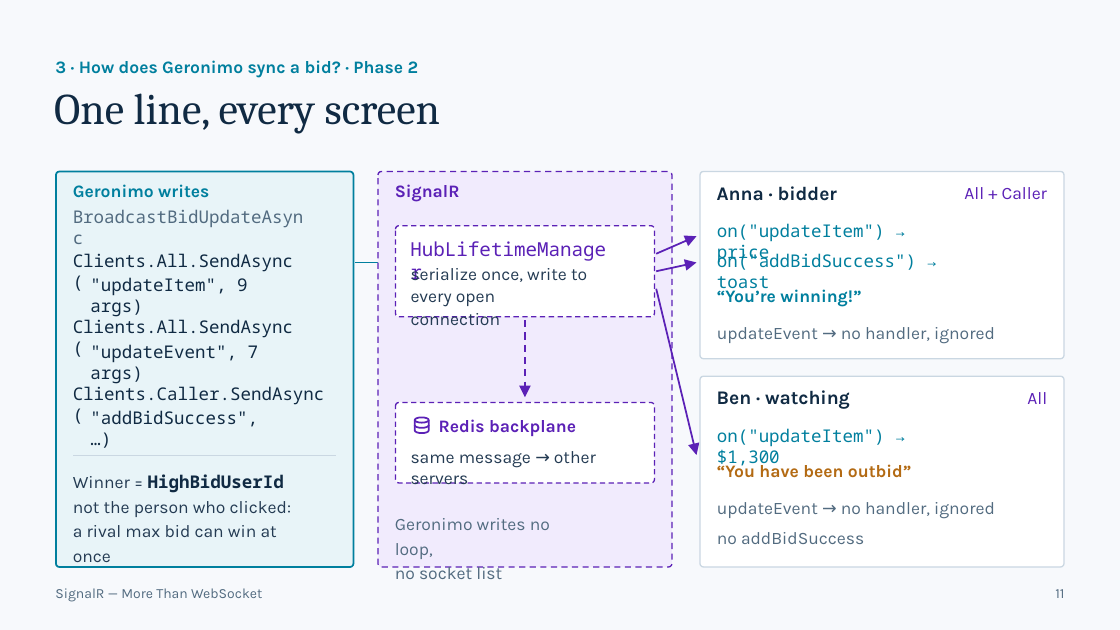
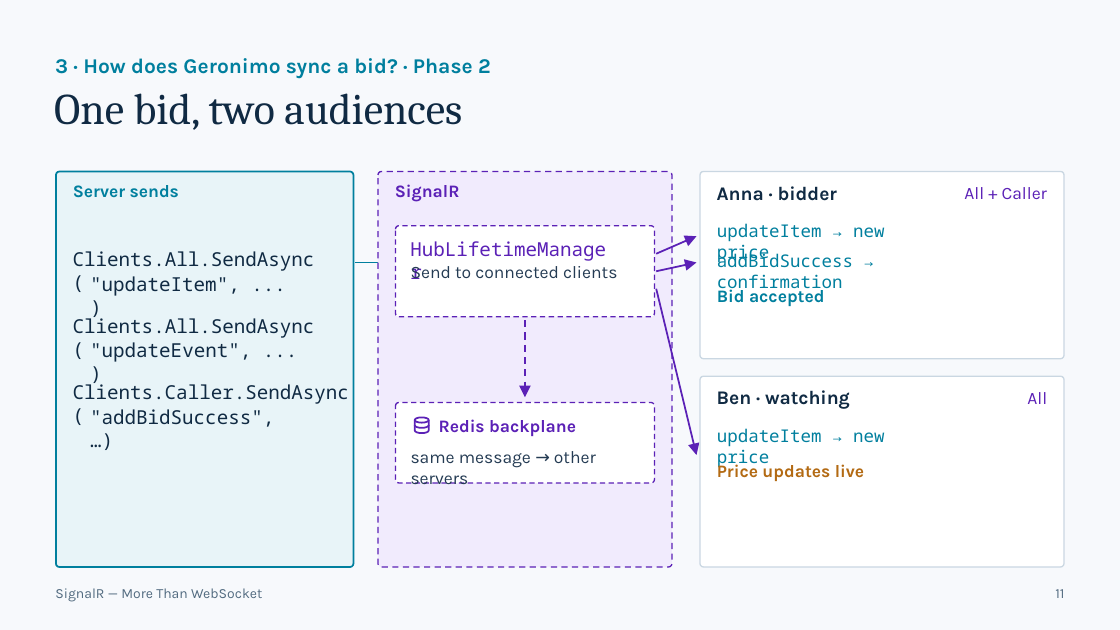
Before and after one commit to Daniiislo/TechSharing, a slide deck: slide 11 of SignalR/presentation/SignalR - More Than WebSocket.pptx. Drawn at 1120x630 pixels with LibreOffice and Linux fonts; fonts in the diff are those of the drawing. Boxes give left, top, right and bottom in pixels: in the first picture for what was removed or moved away, otherwise in the second. Text is boxed around its words. In the diff, an @@ line names an element or a change of style, - is before the commit and + after.

```diff
--- a/SignalR/presentation/SignalR - More Than WebSocket.pptx
+++ b/SignalR/presentation/SignalR - More Than WebSocket.pptx
@@ text "3 · How does Geronimo ..." at <box>55,58,491,79</box>: size 15 to 18 pt @@
@@ text at <box>54,93,462,130</box>: text changed @@
-One line, every screen
+One bid, two audiences
@@ text added at <box>73,185,179,198</box>, 15 pt, text #007F9E, bold @@
+Server sends
@@ text at <box>717,223,884,264</box>: text changed @@
-on("updateItem") → price
+updateItem → new price
@@ text removed at <box>411,268,587,325</box> @@
-serialize once, write to
-every open connection
@@ text added at <box>411,266,617,279</box>, 15 pt, text #243B53 @@
+Send to connected clients
@@ text at <box>717,250,853,293</box>: text changed @@
-on("addBidSuccess") → toast
+addBidSuccess → confirmation
@@ text at <box>90,276,240,296</box>: text changed; size 15 to 16.5 pt @@
-"updateItem", 9 args)
+"updateItem", ...)
@@ text removed at <box>717,287,861,307</box> @@
-“You’re winning!”
@@ text added at <box>717,287,825,306</box>, 15 pt, text #007F9E, bold @@
+Bid accepted
@@ text removed at <box>717,327,995,344</box> @@
-updateEvent → no handler, ignored
@@ text at <box>90,342,251,362</box>: text changed; size 15 to 16.5 pt @@
-"updateEvent", 7 args)
+"updateEvent", ...)
@@ size 15 to 16.5 pt in 4 elements at <box>73,314,315,338</box>, <box>90,409,274,427</box>, <box>73,251,315,271</box>, <box>73,381,349,404</box> @@
@@ text at <box>717,428,884,468</box>: text changed @@
-on("updateItem") → $1,300
+updateItem → new price
@@ group removed at <box>73,184,336,537</box>: 3 texts, 1 freeform shape @@
-Geronimo writes
-BroadcastBidUpdateAsync
-Winner = HighBidUserId
-not the person who clicked:
-a rival max bid can win at once
@@ text removed at <box>717,462,911,478</box> @@
-“You have been outbid”
@@ text added at <box>717,462,864,481</box>, 15 pt, text #B36A13, bold @@
+Price updates live
@@ text removed at <box>717,502,995,519</box> @@
-updateEvent → no handler, ignored
@@ text removed at <box>395,518,550,579</box> @@
-Geronimo writes no loop,
-no socket list
@@ text removed at <box>717,532,864,544</box> @@
-no addBidSuccess
```
Also in this commit, not shown: 12 other slides changed, 2 slides added, 2 slides removed, 38 other files.
